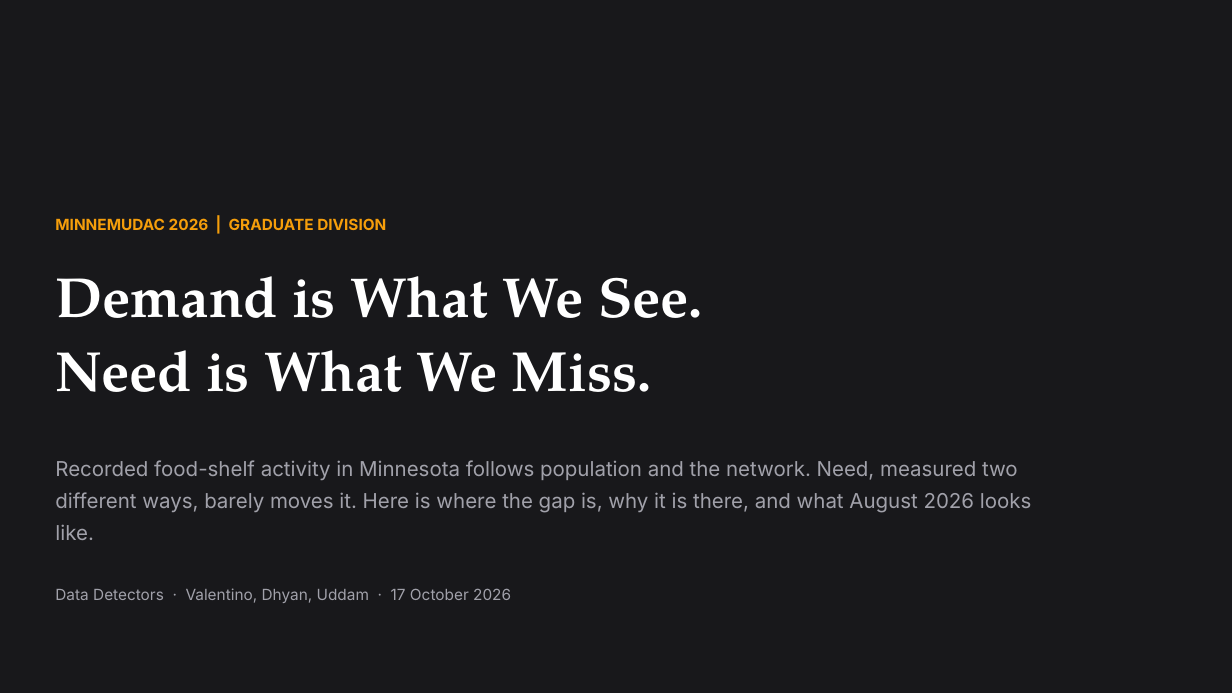
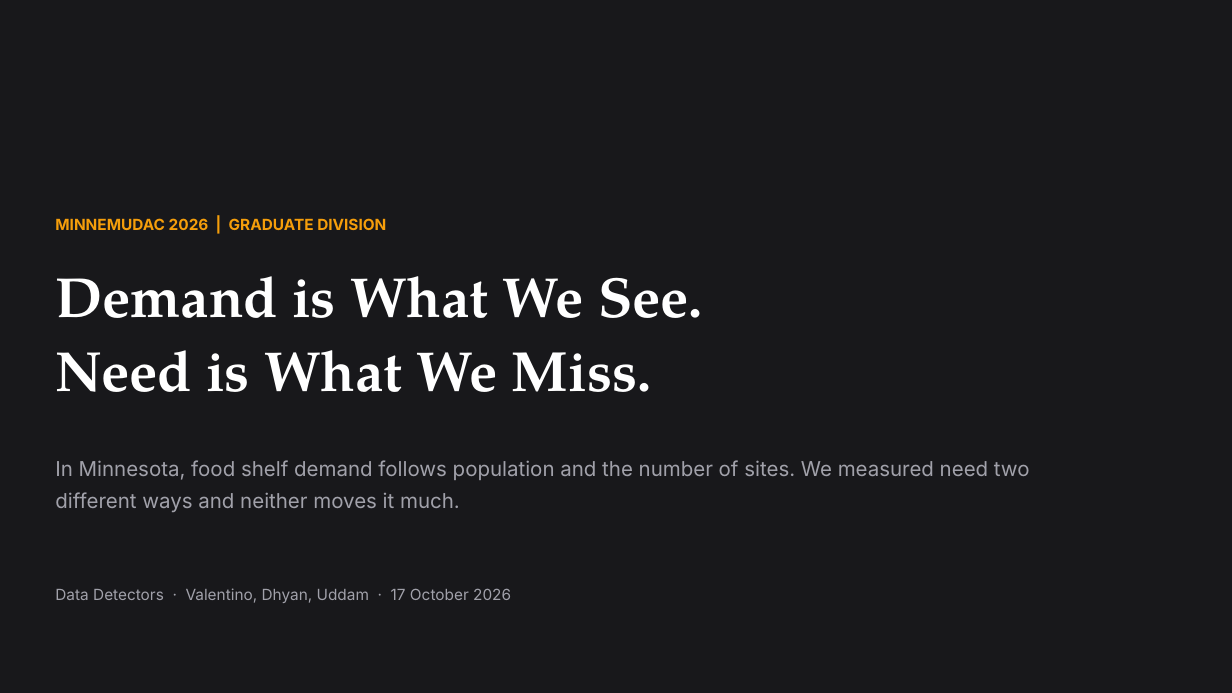
Before and after one commit to dhyan95/MinneMUDAC, a slide deck: slide 1 of docs/MinneMUDAC 2026_ Data Detectors.pptx. Drawn at 1232x693 pixels with LibreOffice and Linux fonts; fonts in the diff are those of the drawing. Boxes give left, top, right and bottom in pixels: in the first picture for what was removed or moved away, otherwise in the second. Text is boxed around its words. In the diff, an @@ line names an element or a change of style, - is before the commit and + after.

```diff
--- a/docs/MinneMUDAC 2026_ Data Detectors.pptx
+++ b/docs/MinneMUDAC 2026_ Data Detectors.pptx
@@ text at [55, 460, 1030, 512]: text changed @@
-Recorded food-shelf activity in Minnesota follows population and the network. Need, measured two different ways, barely moves it. Here is where the gap is, why it is there, and what August 2026 looks like.
+In Minnesota, food shelf demand follows population and the number of sites. We measured need two different ways and neither moves it much.
```
Also in this commit, not shown: 8 other slides changed, 14 slides added, 3 slides removed, 6 other files.
